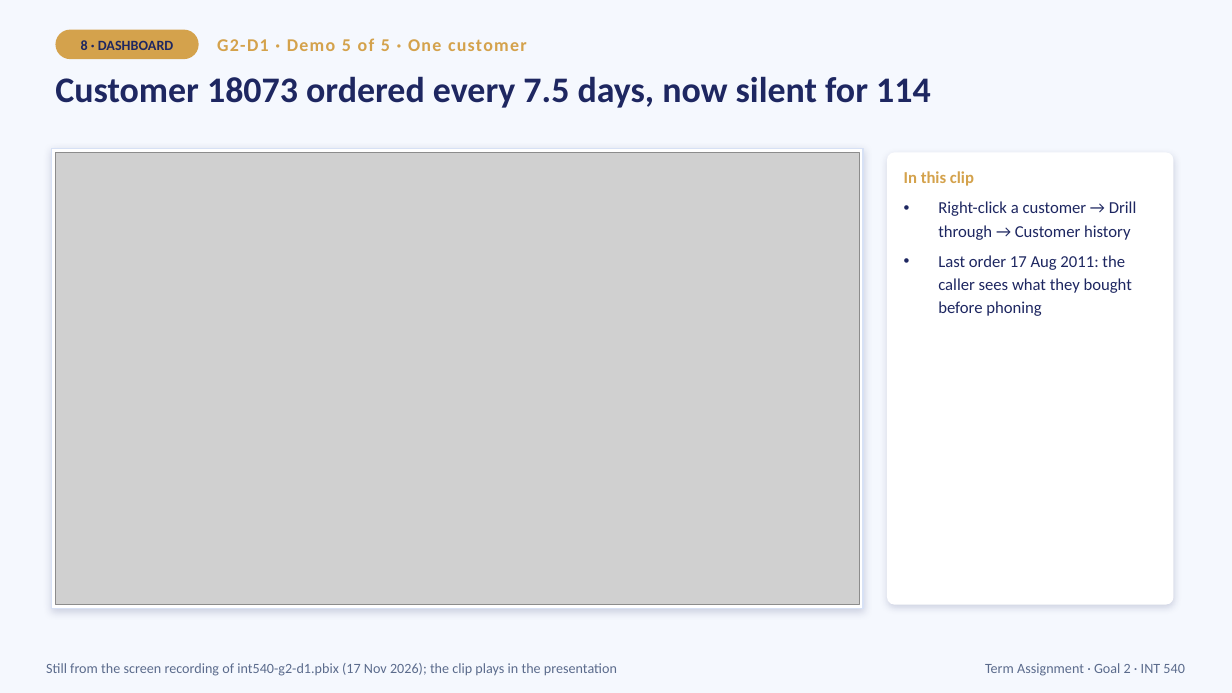
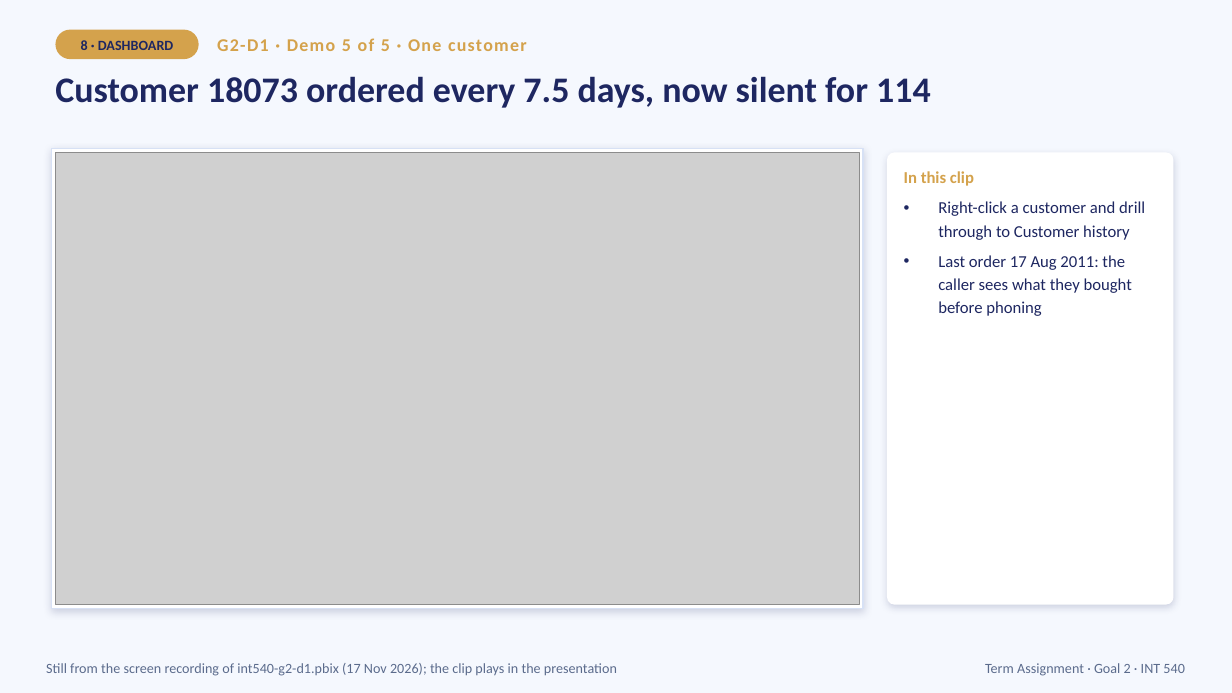
Before and after one commit to porrab/int540-term-assignment, a slide deck: slide 17 of slides/G2-presentation.pptx. Drawn at 1232x693 pixels with LibreOffice and Linux fonts; fonts in the diff are those of the drawing; grey boxes stand for pictures. Boxes give left, top, right and bottom in pixels: in the first picture for what was removed or moved away, otherwise in the second. Text is boxed around its words. In the diff, an @@ line names an element or a change of style, - is before the commit and + after.

```diff
--- a/slides/G2-presentation.pptx
+++ b/slides/G2-presentation.pptx
@@ text at (x1=938, y1=201, x2=1145, y2=240): text changed @@
-• Right-click a customer → Drill through → Customer history
+• Right-click a customer and drill through to Customer history
```
Also in this commit, not shown: 10 other slides changed, 6 other files.
